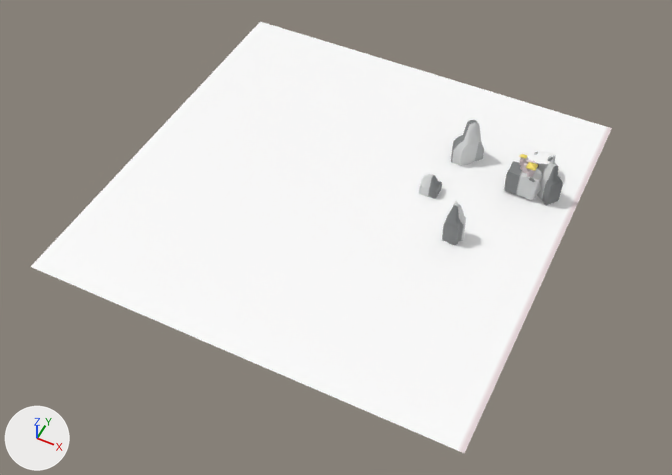
The FBX model Assets/Game Assets/IMPORTS/Levels/Mountain_Corner/Peak_temple.fbx, before and after one commit.
Camera for both pictures: a 50 mm lens placed at (4.2, -23.5, 22.2), pointed at (-5.2, -4.6, -1.5). The lights are fixed; the arrows at lower left show +X, +Y and +Z. Where no turn or scale is listed for an object, it has been applied to the vertices. Vertices at the same position are counted once.

Objects in the first picture: 'env'.
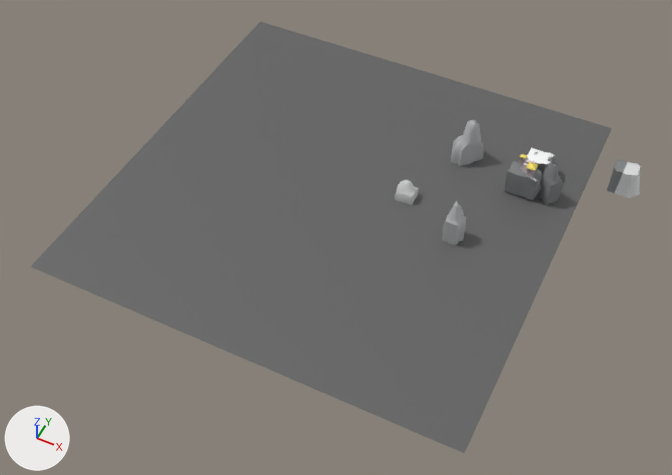
What differs and where, as boxes (x1, y1, x2, y2) in the pictures (672 x 475 px; the box of a moved part takes in the faces that stretch with it):
'env', reshaped: before (31, 22, 612, 453); after (31, 22, 642, 453)
part 1 of me_mesh, moved or reshaped: before (419, 174, 442, 199); after (395, 180, 418, 205)
part 2 of me_mesh, added: after (607, 159, 642, 198)
part 3 of me_mesh, surface changed: (442, 120, 563, 245) in both
part 4 of me_mesh, recoloured (white to grey): (31, 22, 612, 453) in both

What changed in the scene script:
```text
Change me_mesh:
    used by ob_env; location = (0.0, 0.0, 0.0)
    remove me_mesh.from_pydata(...)  # 1041 vertices, 1038 faces; spans x -13.3..1.7, y -10.6..4.4, z -1.5..0.7
    add me_mesh.from_pydata(...)  # 1139 vertices, 1134 faces; spans x -13.3..3.5, y -10.6..4.4, z -1.5..0.7
    me_mesh part 1: the loose piece of 146 vertices spanning x -3.4..-2.7, y -1.9..-1.2, z -1.1..-0.2 is moved by (-0.6, -0.6, 0.0)
    me_mesh part 2: a new loose piece of 98 vertices spanning x 2.4..3.5, y 1.2..2.2, z -1.0..0.0, in mat_phong8 (picture img_temple_peak_png)
    me_mesh part 3: 589 kept faces spanning x -13.3..1.7, y -10.6..4.4, z -1.5..0.7 get new texture (UV) coordinates
    me_mesh part 4: 1 face spanning x -13.3..1.7, y -10.6..4.4, z -0.9 switches from mat_phong8 (picture img_temple_peak_png) to mat_phong1 (dark grey #626262)
```
